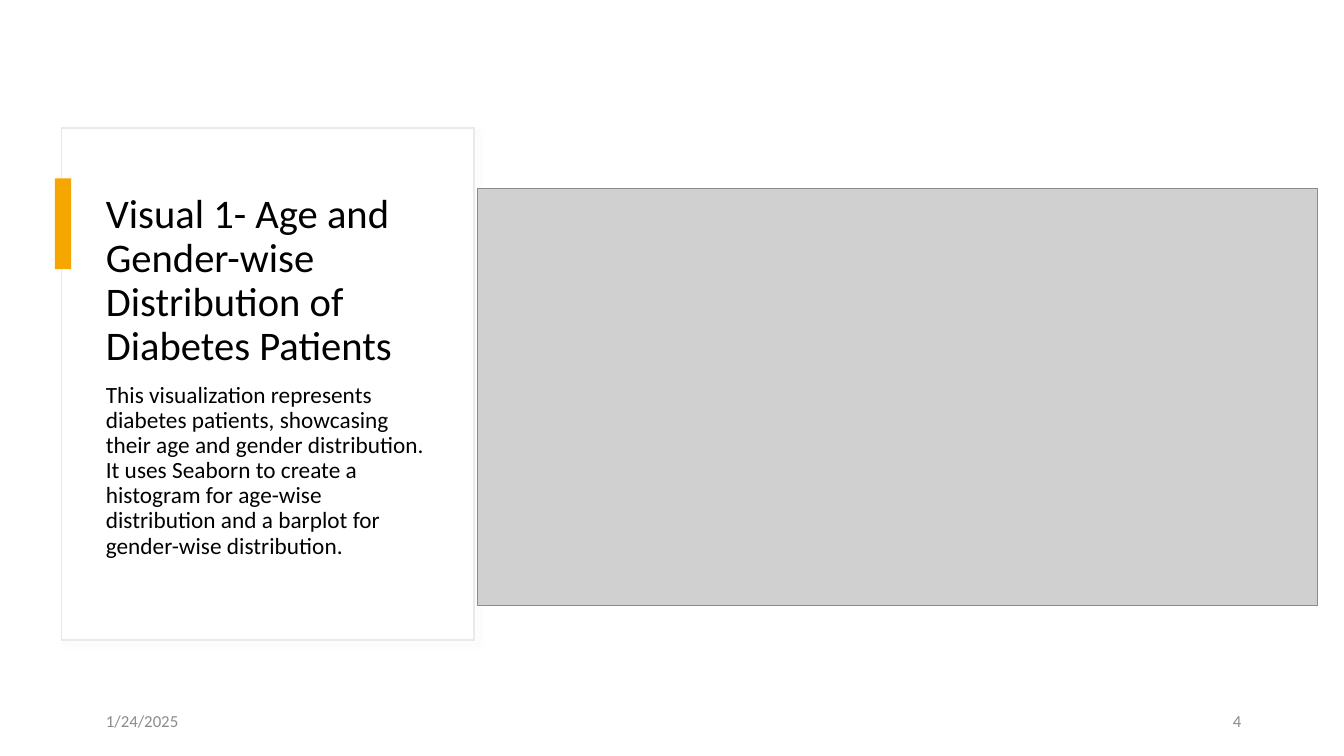
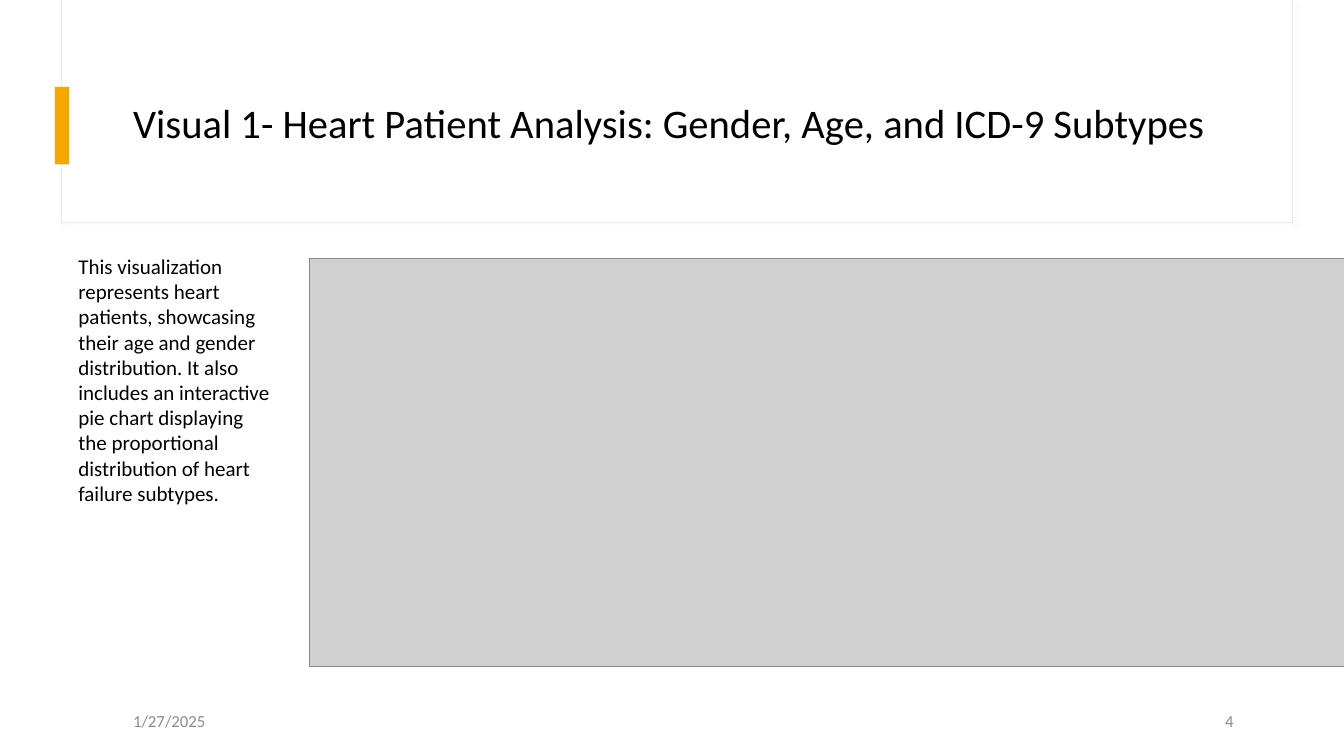
Before and after one commit to AnkitaSavaliya/AIH, a slide deck: slide 4 of MIMIC Visualization.pptx. Drawn at 1344x756 pixels with LibreOffice and Linux fonts; fonts in the diff are those of the drawing; grey boxes stand for pictures. Boxes give left, top, right and bottom in pixels: in the first picture for what was removed or moved away, otherwise in the second. Text is boxed around its words. In the diff, an @@ line names an element or a change of style, - is before the commit and + after.

```diff
--- a/MIMIC Visualization.pptx
+++ b/MIMIC Visualization.pptx
@@ rectangle added at [62, 0, 1293, 223], fill #FFFFFF, outline #E9E9E9 0.75 pt @@
@@ rectangle added at [63, 0, 1293, 222], fill #FFFFFF @@
@@ rectangle: place and size @@
-rectangle at [55, 178, 72, 269]
+rectangle at [55, 87, 70, 164]
@@ title "Visual 1- Heart Patient Analysis: ..." at [133, 109, 1203, 145]: vertical alignment top to middle @@
@@ title at [133, 109, 1203, 145]: text changed @@
-Visual 1- Age and Gender-wise Distribution of Diabetes Patients
+Visual 1- Heart Patient Analysis: Gender, Age, and ICD-9 Subtypes
@@ rectangle removed at [62, 128, 474, 640] @@
@@ text at [78, 259, 269, 505]: text changed; size 16.6 to 15 pt @@
-This visualization represents diabetes patients, showcasing their age and gender distribution. It uses Seaborn to create a histogram for age-wise distribution and a barplot for gender-wise distribution.
+This visualization represents heart patients, showcasing their age and gender distribution. It also includes an interactive pie chart displaying the proportional distribution of heart failure subtypes.
@@ picture: place and size @@
-picture at [478, 189, 1318, 605]
+picture at [311, 259, 1344, 666]
@@ text at [133, 715, 205, 728]: text changed @@
-1/24/2025
+1/27/2025
@@ page number: place and size @@
-page number at [1233, 716, 1241, 727]
+page number at [1225, 716, 1233, 727]
```
Also in this commit, not shown: 10 other slides changed, 1 slide added, 3 slides removed, 1 other file.
